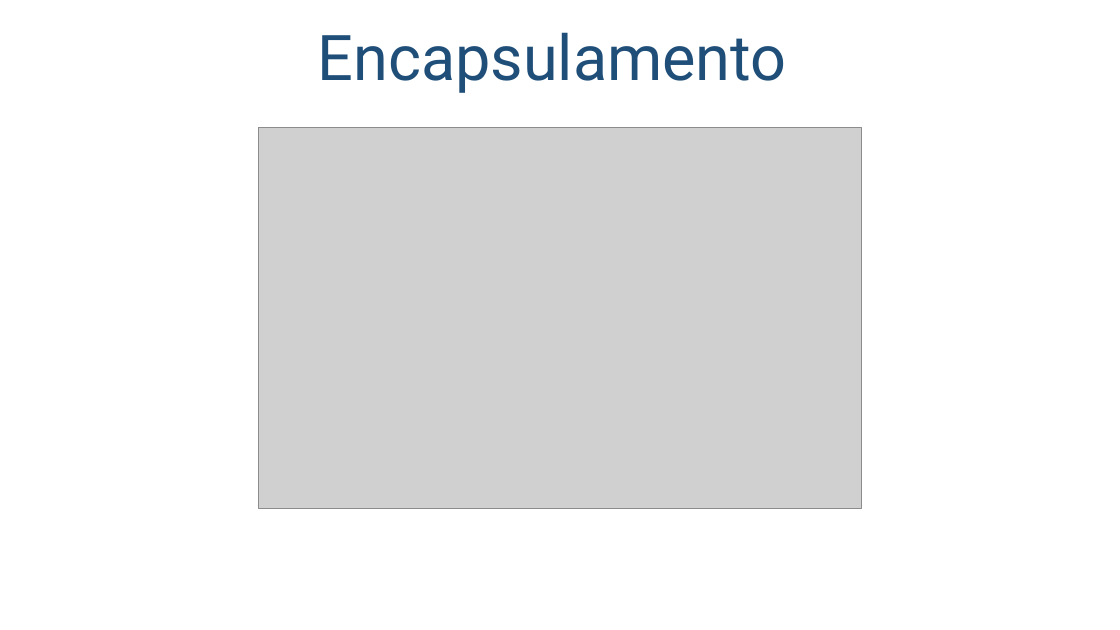
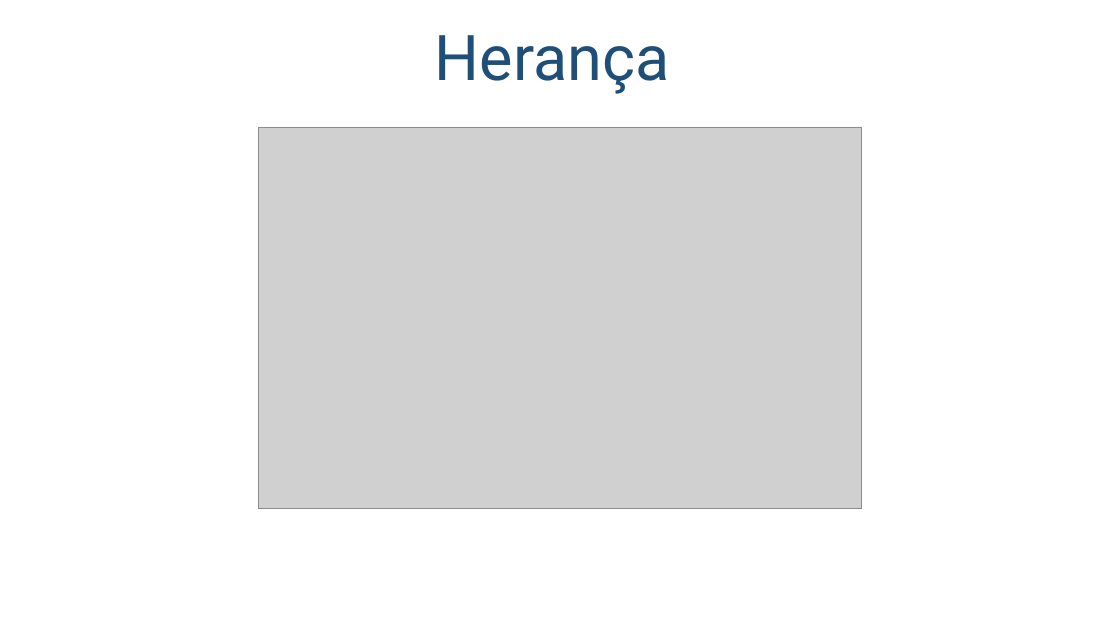
Before and after one commit to salmo-jr/public-slides, a slide deck: slide 10 of React.pptx. Drawn at 1120x630 pixels with LibreOffice and Linux fonts; fonts in the diff are those of the drawing; grey boxes stand for pictures; background and template pictures are left out. Boxes give left, top, right and bottom in pixels: in the first picture for what was removed or moved away, otherwise in the second. Text is boxed around its words. In the diff, an @@ line names an element or a change of style, - is before the commit and + after.

```diff
--- a/React.pptx
+++ b/React.pptx
@@ title at <box>435,35,670,94</box>: text changed @@
-Encapsulamento
+Herança
```
Also in this commit, not shown: 1 other slide changed.
